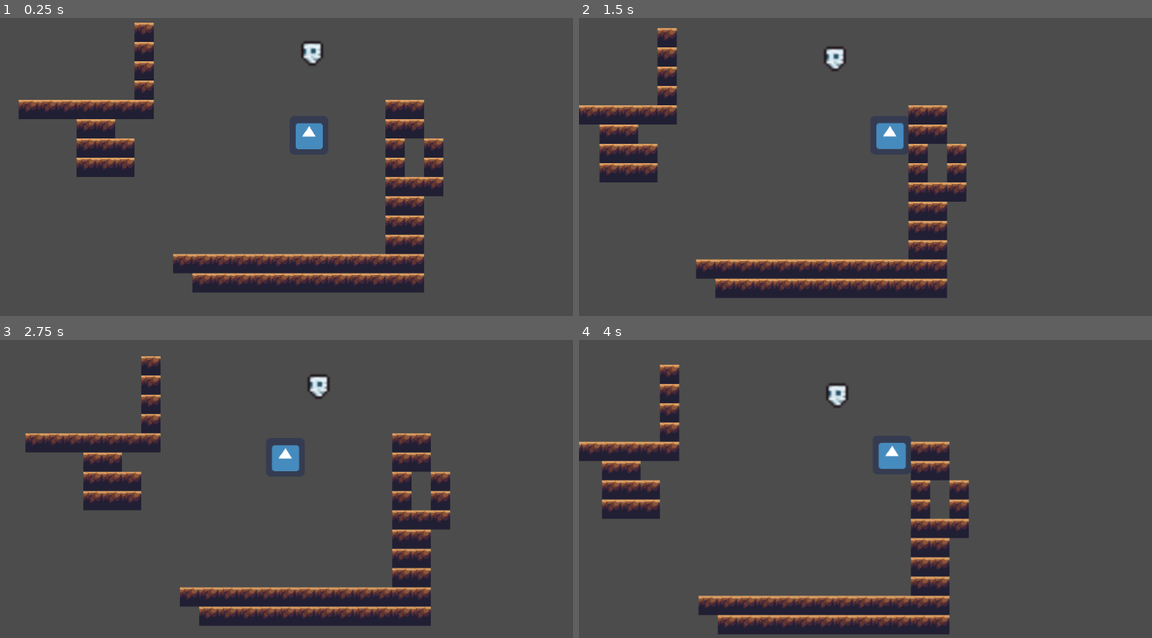
Above: before the commit, frames 1-4 (two rows, left to right).
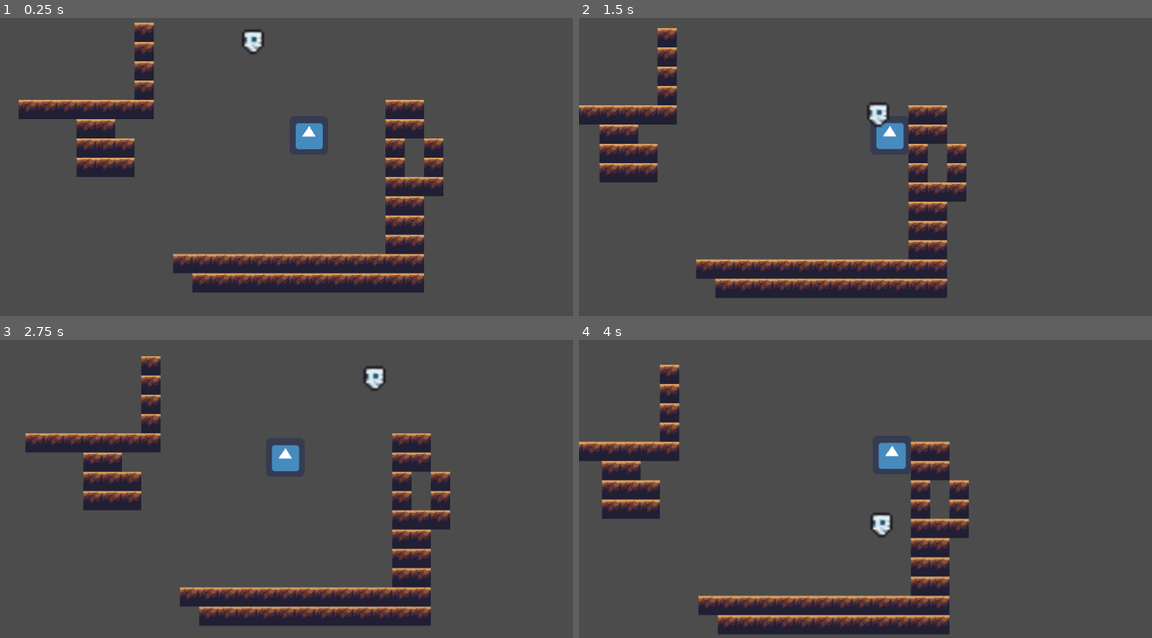
Above: after the commit, the same moments.

Repository: Linklene/Lucid
Game: Godot game, scene res://World.tscn
The game is run twice, just before and just after one commit, with the same random seed, the same clock (stepped at 60 frames per second) and the same inputs. The engine's default icon, where the game draws it, is replaced by a stand-in: a white triangle on a blue panel in a dark square.
Inputs (mouse positions are in pixels of both pictures, inside the frame that each line leads up to):
- Up to frame 1 (0.25 s): no input
- Up to frame 2 (1.5 s): move the mouse to (1025, 116) at 0.52 s; press the mouse at (1025, 116) at 0.53 s; hold D (ui_right) from 0.53 s (still down); tap W (ui_up) at 0.77 s; move the mouse to (762, 152) at 1.27 s; release the mouse at (762, 152) at 1.28 s; click (762, 152) at 1.35 s
- Up to frame 3 (2.75 s): tap W (ui_up) at 1.52 s; move the mouse to (372, 378) at 2.02 s; release D (ui_right) at 2.03 s; press the mouse at (372, 378) at 2.03 s; hold A (ui_left) from 2.03 s (still down)
- Up to frame 4 (4 s): move the mouse to (859, 530) at 2.77 s; release A (ui_left) at 2.78 s; release the mouse at (859, 530) at 2.78 s; hold D (ui_right) from 2.78 s (still down); click (859, 530) at 2.85 s; tap W (ui_up) at 3.02, 3.77 s; move the mouse to (1071, 512) at 3.52 s; press the mouse at (1071, 512) at 3.53 s

The runs differ from the first frame. In frame 1, 0.5% of the frame differs, in the area x 42-57%, y 3-17%; in frame 2, 0.5%, in the area x 42-55%, y 9-37%; in frame 3, 0.5%; in frame 4, 0.5%.
Error before the commit: Parse Error: Parse error: Spaces used before tabs on a line (res://Ego.gd:18)

Commit message:
ego now follows last click

Diff:
--- a/Ego.gd
+++ b/Ego.gd
@@ -1,20 +1,25 @@
+
 extends KinematicBody2D
-const SPEED=10     #Egos Speed
+const SPEED=400     #Egos Speed
 const DISTANCE=200 #Distance Ego can Move from Lucy
 
 var possesion = 1  #turns 0 if possesing an object
-#print(get_node("../Lucy").position)
-
-
-
+var target = Vector2()
 func _physics_process(delta):
 	var pos_lucy=get_node("../Lucy").position
 	var pos_ego=$".".position
 	var dist_ego_lucy =sqrt(pow(pos_lucy.x-pos_ego.x,2)+pow(pos_lucy.y-pos_ego.y,2))
 
+	if  dist_ego_lucy*possesion <= DISTANCE:    #check for max dist. with possesion switch
+		if Input.is_action_pressed("ui_leftclick"):    #mouse has to be clicked to continue moving
+			target=get_global_mouse_position()
 
-	if  dist_ego_lucy*possesion < DISTANCE:    #always true if possesed is true
-		if Input.is_action_pressed("ui_leftclick"):    #moves Ego where mouse is clicked
- 			move_and_slide(SPEED*(get_global_mouse_position() - pos_ego))
-	else:
-			move_and_slide((pos_lucy - pos_ego))
+		if target==pos_lucy:
+			target=pos_ego
+
+
+	elif dist_ego_lucy*possesion > DISTANCE+ 5:
+			target=pos_lucy
+	print(target)
+	if (target-pos_ego).length() >5:
+		move_and_slide(SPEED*(target - pos_ego).normalized())
